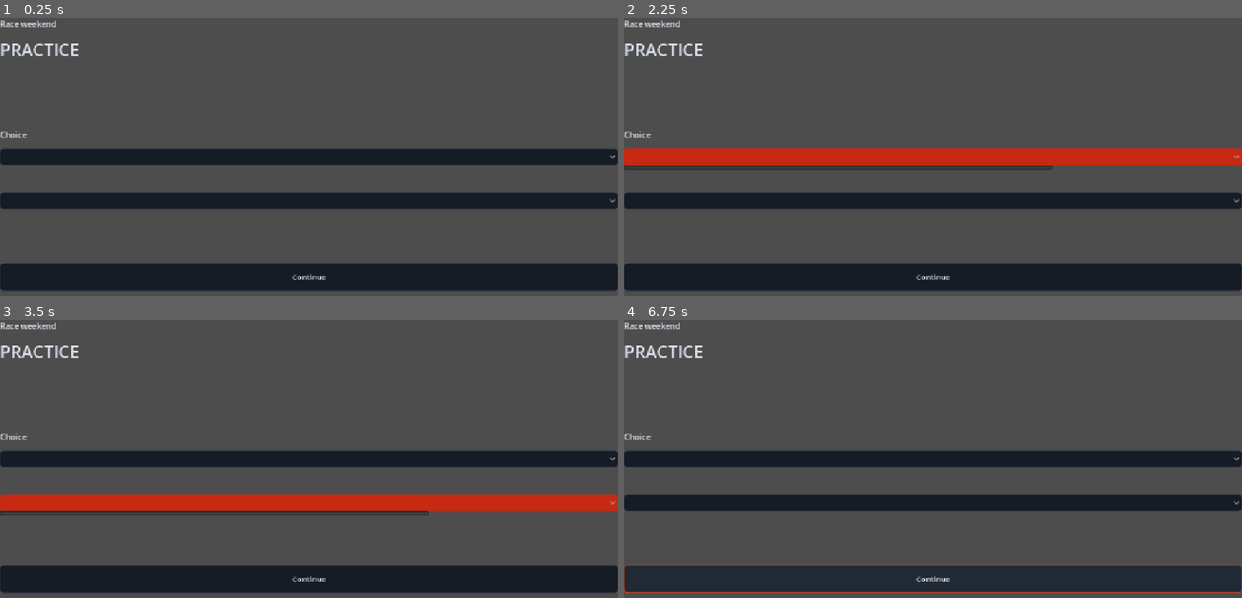
Above: before the commit, frames 1-4 (two rows, left to right).
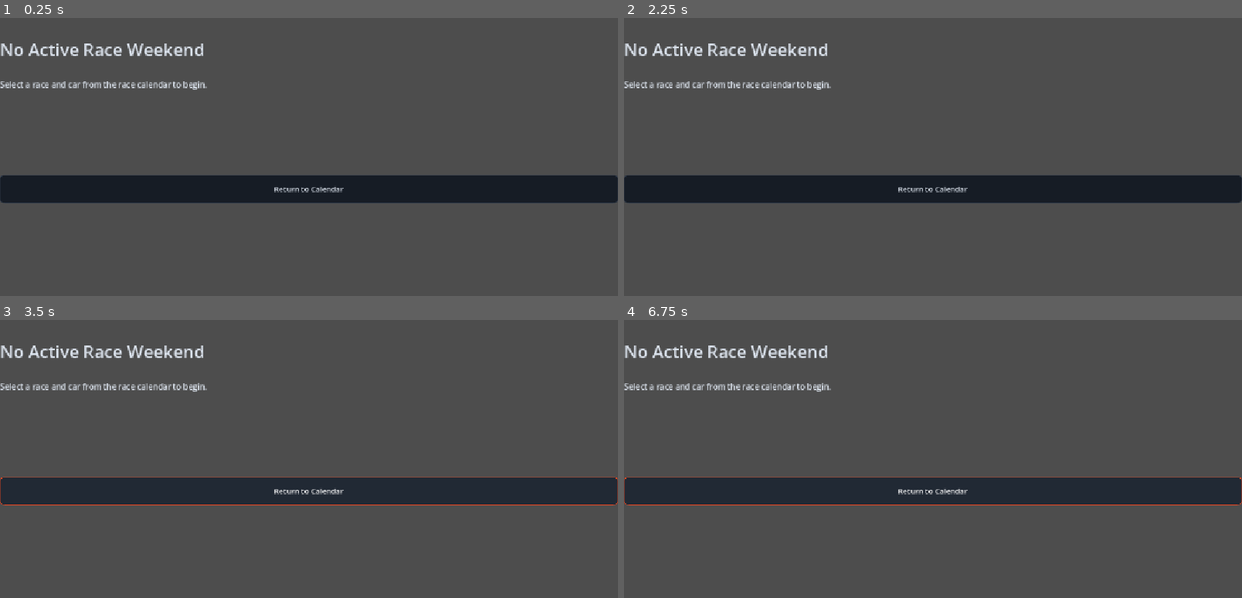
Above: after the commit, the same moments.

Repository: joeyp24/racing_manager
Game: Godot game, scene res://scenes/pages/race_weekend/race_weekend.tscn
Same seed, same stepped clock (60 frames per second), same inputs: the game is played once before the commit and once after it. This scene is started directly instead of the project's main scene.
Inputs (mouse positions are in pixels of both pictures, inside the frame that each line leads up to):
- Up to frame 1 (0.25 s): no input
- Up to frame 2 (2.25 s): click "Continue" (after the commit: "Return to Calendar") at 0.5 s; click "Continue" (after the commit: "Return to Calendar") at 1.25 s; click (933, 157) at 2.02 s
- Up to frame 3 (3.5 s): click (309, 503) at 2.77 s
- Up to frame 4 (6.75 s): click (933, 459) at 3.52 s; click (933, 503) at 4.27 s; click (933, 459) at 5.02 s; click (933, 503) at 5.77 s; click "Continue" (after the commit: "Return to Calendar") at 6.5 s

The runs differ from the first frame. In frame 1, 26% of the frame differs, in the area x 0-100%, y 0-99%; in frame 2, 27%; in frame 3, 30%; in frame 4, 26%.
Error before the commit: Parse Error: Cannot infer the type of "variance" variable because the value doesn't have a set type. (res://scenes/pages/race_weekend/race_weekend.gd:105)

Commit message:
Fix race weekend type errors and strategy modifiers

Diff:
--- a/scenes/pages/race_weekend/race_weekend.gd
+++ b/scenes/pages/race_weekend/race_weekend.gd
@@ -101,11 +101,11 @@
 
 func complete_qualifying() -> void:
 	var driver := GameManager.team.get_active_driver()
-	var approach_modifiers := [-1.0, 1.0, 3.0]
-	var variance := [1.5, 3.0, 6.0][choice_selector.selected]
-	var focus_bonus := 3.0 if weekend_data["practice_focus"] == "qualifying" else 0.0
-	var confidence_bonus := 1.5 if weekend_data["practice_focus"] == "confidence" else 0.0
-	var qualifying_score := (
+	var approach_modifiers: Array[float] = [-1.0, 1.0, 3.0]
+	var variance: float = float([1.5, 3.0, 6.0][choice_selector.selected])
+	var focus_bonus: float = 3.0 if weekend_data["practice_focus"] == "qualifying" else 0.0
+	var confidence_bonus: float = 1.5 if weekend_data["practice_focus"] == "confidence" else 0.0
+	var qualifying_score: float = (
 		float(GameManager.selected_car.get_total_performance()) * 0.55
 		+ float(driver.skill) * 0.30
 		+ float(driver.consistency) * 0.15
@@ -149,11 +149,13 @@
 func start_race() -> void:
 	phase = 3
 	decision_index = 0
-	var strategy_ids := ["conservative", "balanced", "aggressive"]
+	var strategy_ids: Array[String] = ["conservative", "balanced", "aggressive"]
 	weekend_data["strategy_id"] = strategy_ids[choice_selector.selected]
 	weekend_data["pre_race_plan"] = secondary_selector.get_item_text(secondary_selector.selected)
-	weekend_data["race_modifier"] = [0.0, 0.5, 1.4][secondary_selector.selected]
+	weekend_data["race_modifier"] = [0.0, 0.5, 1.4][choice_selector.selected]
 	weekend_data["decision_log"] = []
+	if choice_selector.selected == 2:
+		weekend_data["wear_modifier"] = float(weekend_data["wear_modifier"]) * 1.08
 	if secondary_selector.selected == 0:
 		weekend_data["wear_modifier"] = float(weekend_data["wear_modifier"]) * 0.92
 	show_decision()
@@ -165,7 +167,8 @@
 	progress_label.text = "Live race • Decision %d of %d" % [decision_index + 1, DECISIONS.size()]
 	briefing_label.text = str(event["text"])
 	choice_label.text = "Pit-wall call"
-	set_string_items(choice_selector, event["choices"])
+	var choices: Array = event["choices"] as Array
+	set_string_items(choice_selector, choices)
 	secondary_label.visible = false
 	secondary_selector.visible = false
 	outcome_label.text = "Current projected position: P%d" % projected_position()
@@ -174,35 +177,41 @@
 
 
 func complete_decision() -> void:
-	var choice := choice_selector.selected
-	var outcome := ""
+	var choice: int = choice_selector.selected
+	var outcome: String = ""
+	var race_modifier: float = float(weekend_data["race_modifier"])
+	var wear_modifier: float = float(weekend_data["wear_modifier"])
 	match decision_index:
 		0:
 			if choice == 0:
-				weekend_data["race_modifier"] += 1.4
-				weekend_data["wear_modifier"] *= 0.90
+				race_modifier += 1.4
+				wear_modifier *= 0.90
 				outcome = "Pitting under caution saved time and fitted fresh tyres."
 			else:
-				weekend_data["race_modifier"] += 0.4
+				race_modifier += 0.4
 				outcome = "Staying out preserved track position, but leaves older tyres."
 		1:
 			if choice == 0:
-				weekend_data["race_modifier"] += 1.8
-				weekend_data["wear_modifier"] *= 1.15
+				race_modifier += 1.8
+				wear_modifier *= 1.15
 				outcome = "The driver held the rival off, at the cost of extra wear."
 			else:
-				weekend_data["race_modifier"] -= 0.3
-				weekend_data["wear_modifier"] *= 0.88
+				race_modifier -= 0.3
+				wear_modifier *= 0.88
 				outcome = "The car was protected for a stronger finish."
 		2:
 			if choice == 0:
-				weekend_data["race_modifier"] += 0.5
+				race_modifier += 0.5
 				outcome = "Fuel saving secured a clean run to the flag."
 			else:
-				weekend_data["race_modifier"] += RaceManager.random_number_generator.randf_range(-2.5, 3.5)
-				weekend_data["wear_modifier"] *= 1.08
+				race_modifier += RaceManager.random_number_generator.randf_range(-2.5, 3.5)
+				wear_modifier *= 1.08
 				outcome = "The fuel gamble created an unpredictable final sprint."
-	weekend_data["decision_log"].append(outcome)
+	weekend_data["race_modifier"] = race_modifier
+	weekend_data["wear_modifier"] = wear_modifier
+	var decision_log: Array = weekend_data["decision_log"] as Array
+	decision_log.append(outcome)
+	weekend_data["decision_log"] = decision_log
 	decision_index += 1
 	if decision_index < DECISIONS.size():
 		show_decision()
